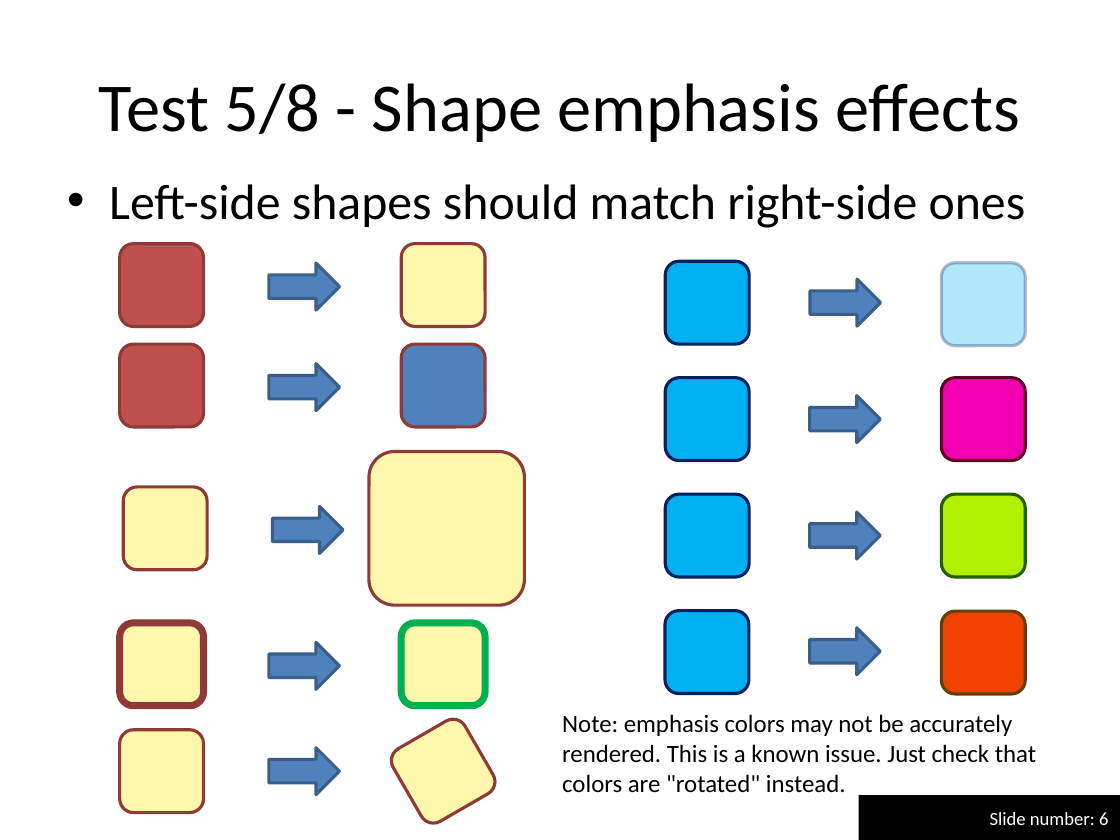
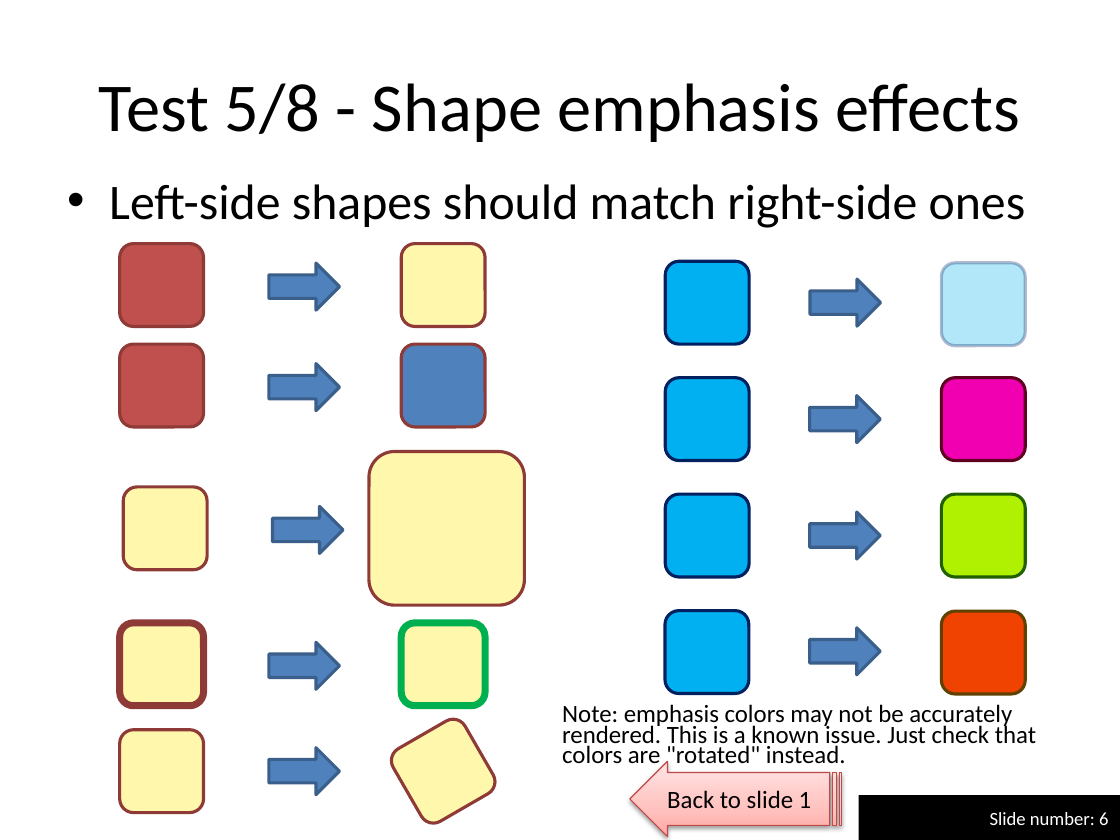
Before and after one commit to maxonthegit/PPspliT, a slide deck: slide 6 of src/PPT12+/PPspliT.pptm. Drawn at 1120x840 pixels with LibreOffice and Linux fonts; fonts in the diff are those of the drawing. Boxes give left, top, right and bottom in pixels: in the first picture for what was removed or moved away, otherwise in the second. Text is boxed around its words. In the diff, an @@ line names an element or a change of style, - is before the commit and + after.

```diff
--- a/src/PPT12+/PPspliT.pptm
+++ b/src/PPT12+/PPspliT.pptm
@@ text "Note: emphasis colors may not ..." at bbox=[562, 704, 1036, 769]: line spacing 1 to 13pt @@
@@ striped right arrow added at bbox=[629, 762, 841, 837], fill gradient #FFA6A5 to #FFC0BF to #FFE7E7, outline #BF4C48 0.75 pt, 16 pt, text #000000 @@
+Back to slide 1
```
Also in this commit, not shown: 11 other slides changed, 1 other file.
